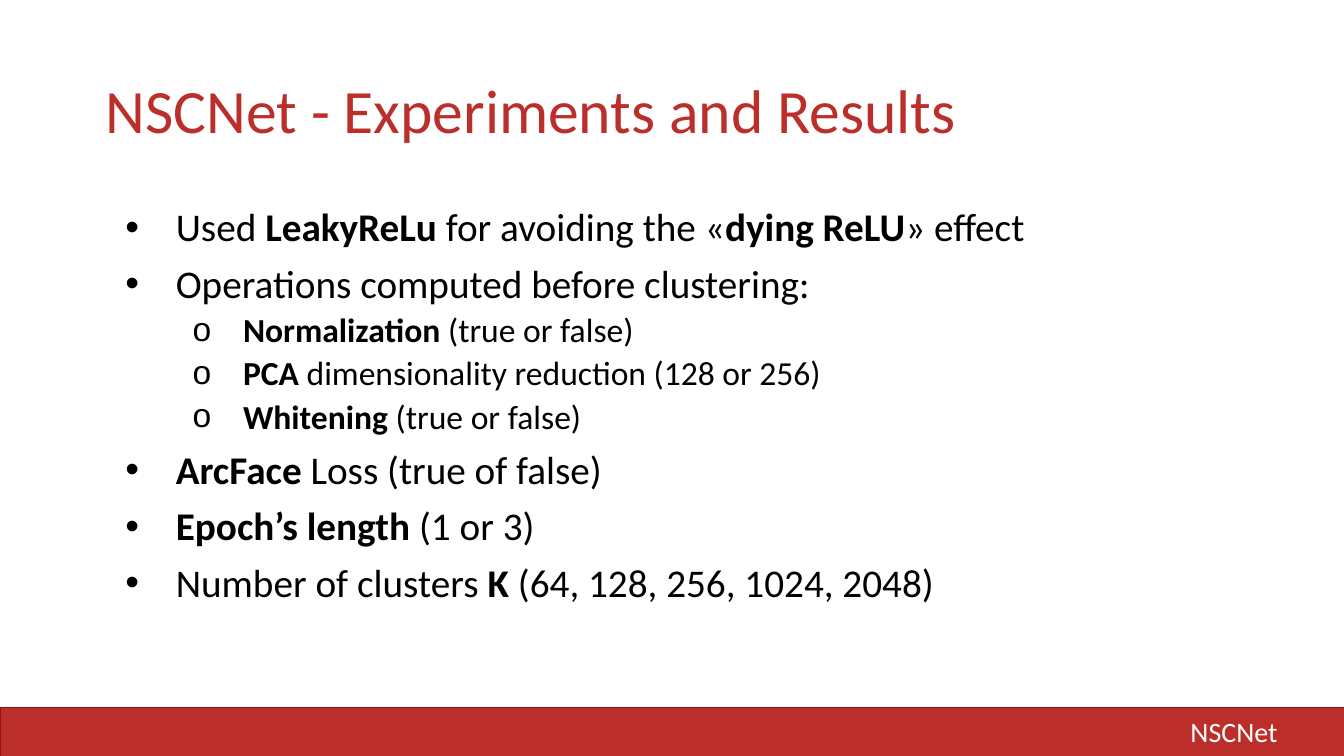
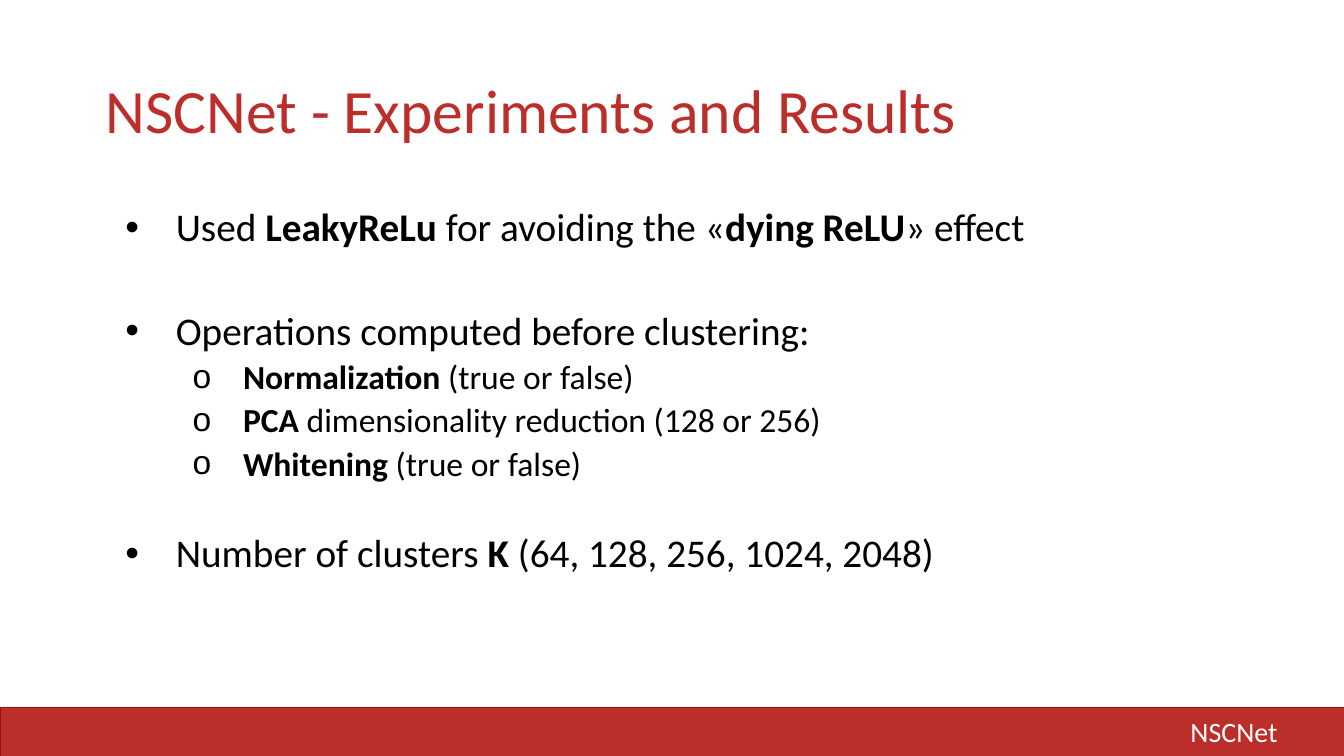
Before and after one commit to LIA-UniBo/NSCNet, a slide deck: slide 42 of docs/AII - Project Slides.pptx. Drawn at 1344x756 pixels with LibreOffice and Linux fonts; fonts in the diff are those of the drawing. Boxes give left, top, right and bottom in pixels: in the first picture for what was removed or moved away, otherwise in the second. Text is boxed around its words. In the diff, an @@ line names an element or a change of style, - is before the commit and + after.

```diff
--- a/docs/AII - Project Slides.pptx
+++ b/docs/AII - Project Slides.pptx
@@ text at <box>176,455,602,547</box>: paragraphs removed @@
-• ArcFace Loss (true of false)
-• Epoch’s length (1 or 3)
```
Also in this commit, not shown: 1 other slide changed, 1 other file.
